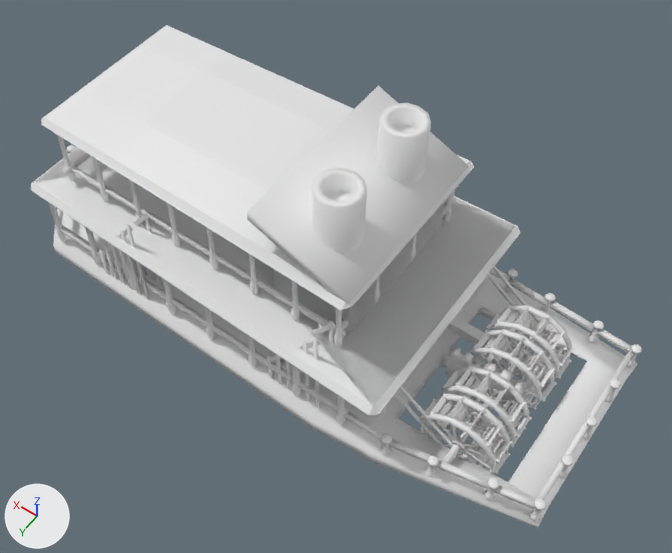
What one commit did to the FBX model content/dota_addons/battleships_traders/models/riverboat_boat_idle.fbx.
Before and after are seen from a 50 mm camera at (-15.2, 16.4, 28.3) aimed at (-3.7, 0.3, 3.0). Arrows for +X, +Y and +Z are at lower left; the lights stay in place. Materials are left out; every surface is plain grey. Where no turn or scale is listed for an object, it has been applied to the vertices. Vertices at the same position are counted once.

Script lines for the objects in view, before the commit:
```python
me_cube_003 = bpy.data.meshes.new('Cube.003')
me_cube_003.from_pydata(...)  # 672 vertices, 512 faces; spans x -5.85..4.58, y -4.15..3.96, z 0.53..5.24
me_cube_003.materials.append(mat_river_stairs)
me_cube_007 = bpy.data.meshes.new('Cube.007')
me_cube_007.from_pydata(...)  # 152 vertices, 121 faces; spans x -8.9..6.2, y -3.6..3.3, z 0.5..9.3
me_cube_007.materials.append(mat_river_upperroom)
me_cylinder_001 = bpy.data.meshes.new('Cylinder.001')
me_cylinder_001.from_pydata(...)  # 7220 vertices, 7099 faces; spans x -1.52..1.51, y -3.32..3.32, z -1.52..1.53
me_cylinder_001.materials.append(mat_river_wheels)
me_cylinder_028 = bpy.data.meshes.new('Cylinder.028')
me_cylinder_028.from_pydata(...)  # 3738 vertices, 3288 faces; spans x -13.5..9.2, y -4.4..4.2, z 0.8..6.8
me_cylinder_028.materials.append(mat_river_pillars)
me_plane_028 = bpy.data.meshes.new('Plane.028')
me_plane_028.from_pydata(...)  # 337 vertices, 343 faces; spans x -13.6..9.3, y -4.7..4.5, z -0.2..7.3
# faces by material slot: [66, 69, 104, 104]
me_plane_028.materials.append(mat_river_base)
me_plane_028.materials.append(mat_river_roofs)
me_plane_028.materials.append(mat_river_posts)
me_plane_028.materials.append(mat_river_poststwo)
ob_cube = bpy.data.objects.new('Cube', me_cube_007)
ob_cube.location = (0.0, 0.0, -0.09)
ob_cube_002 = bpy.data.objects.new('Cube.002', me_cube_003)
ob_cube_002.location = (0.0, 0.0, -0.09)
ob_cylinder_001 = bpy.data.objects.new('Cylinder.001', me_cylinder_001)
ob_cylinder_001.location = (-10.18, 0.13, 1.56)
ob_cylinder_007 = bpy.data.objects.new('Cylinder.007', me_cylinder_028)
ob_cylinder_007.location = (0.0, 0.0, -0.09)
ob_plane_008 = bpy.data.objects.new('Plane.008', me_plane_028)
ob_plane_008.location = (0.0, 0.0, -0.09)
```
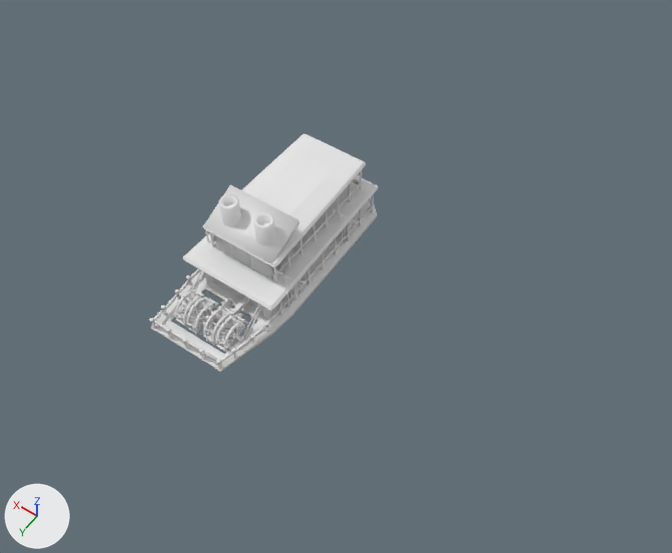
Commit message: fixed riverboat

Where the newer file only moved an object's origin or applied its transform, the numbers keep the older frame.

The change, as a list of edits to the scene's bpy script:
```text
Change me_cylinder_001:
    where me_cylinder_001.from_pydata(...)  # 7220 vertices, 7099 faces; spans x -1.52..1.51, y -3.32..3.32, z -1.52..1.53
    used by ob_cylinder_001; location = (-10.18, 0.13, 1.56)
    me_cylinder_001 part 11: the whole mesh is multiplied about its middle by the matrix ((0.013, 0.462, 0.002), (-0.017, -0.001, 0.462), (0.462, -0.014, 0.017)), then moved by (10.11, 2.92, -1.06)
Change me_cylinder_028:
    where me_cylinder_028.from_pydata(...)  # 3738 vertices, 3288 faces; spans x -13.5..9.2, y -4.4..4.2, z 0.8..6.8
    used by ob_cylinder_007; location = (0.0, 0.0, -0.09)
    me_cylinder_028 part 1: the whole mesh is turned -90 degrees about the z axis through its middle and scaled by 0.462, then moved by (2.1, -0.7, -2.2)
Change me_plane_028:
    used by ob_plane_008; location = (0.0, 0.0, -0.09)
    remove me_plane_028.from_pydata(...)  # 337 vertices, 343 faces; spans x -13.6..9.3, y -4.7..4.5, z -0.2..7.3
    add me_plane_028.from_pydata(...)  # 337 vertices, 341 faces; spans x -2.2..2.1, y -6.0..4.5, z -0.2..3.3
    me_plane_028 part 3: the loose piece of 68 vertices spanning x -13.6..9.3, y -4.7..4.5, z -0.2..1.4 is turned -90 degrees about the z axis through its middle and scaled by 0.462, then moved by (2.1, -0.7, -0.4)
    me_plane_028 part 4: the loose piece of 45 vertices spanning x -6.4..6.7, y -3.9..3.5, z 6.4..7.3 is turned -90 degrees about the z axis through its middle and scaled by 0.462, then moved by (-0.2, -1.6, -3.8)
    me_plane_028 part 5: the loose piece of 24 vertices spanning x -10.4..-7.3, y 2.7..2.8, z 0.6..3.0 is turned -90 degrees about the z axis through its middle and scaled by 0.462, then moved by (7.4, -0.4, -1.0)
    me_plane_028 part 6: the loose piece of 24 vertices spanning x -11.2..-7.2, y 2.7..2.8, z 0.6..3.7 is turned -90 degrees about the z axis through its middle and scaled by 0.462, then moved by (7.8, -0.3, -1.3)
    me_plane_028 part 7: the loose piece of 24 vertices spanning x -10.4..-7.3, y -3.2..-3.1, z 0.6..2.9 is turned -90 degrees about the z axis through its middle and scaled by 0.607, then moved by (10.2, 5.7, -0.9)
    me_plane_028 part 8: the loose piece of 24 vertices spanning x -11.2..-7.2, y -3.2..-3.1, z 0.6..3.7 is turned -90 degrees about the z axis through its middle and scaled by 0.352, then moved by (10.5, 5.5, -1.5)
    me_plane_028 part 9: a new loose piece of 32 vertices spanning x -2.1..2.1, y -5.1..2.0, z 1.5..1.9
    me_plane_028 part 10: the loose piece of 32 vertices spanning x -8.1..7.3, y -4.7..4.5, z 3.6..4.2 is deleted
Change me_cube_007:
    where me_cube_007.from_pydata(...)  # 152 vertices, 121 faces; spans x -8.9..6.2, y -3.6..3.3, z 0.5..9.3
    used by ob_cube; location = (0.0, 0.0, -0.09)
    me_cube_007 part 2: the whole mesh is turned -90 degrees about the z axis through its middle and scaled by 0.462, then moved by (1.3, -1.0, -2.7)
```

What differs and where, as boxes (x1, y1, x2, y2) in the pictures (672 x 553 px; the box of a moved part takes in the faces that stretch with it):
'Plane.008', reshaped (62% narrower, 53% shorter)
    before: (31, 25, 637, 528)
    after: (151, 134, 378, 372)
'Cube', mesh turned
    before: (247, 85, 485, 416)
    after: (204, 185, 299, 318)
'Cylinder.001', reshaped (52% narrower, 63% shorter)
    before: (419, 304, 575, 474)
    after: (175, 290, 249, 352)
'Cylinder.007', mesh turned
    before: (48, 133, 642, 521)
    after: (149, 170, 374, 369)
part 3 of me_plane_028, moved or reshaped
    before: (53, 208, 637, 528)
    after: (151, 200, 377, 372)
part 4 of me_plane_028, moved or reshaped
    before: (41, 25, 474, 310)
    after: (203, 134, 366, 267)
part 5 of me_plane_028, moved or reshaped
    before: (394, 392, 444, 447)
    after: (246, 305, 262, 336)
part 6 of me_plane_028, moved or reshaped
    before: (399, 385, 466, 460)
    after: (240, 304, 260, 343)
part 7 of me_plane_028, moved or reshaped
    before: (487, 274, 528, 321)
    after: (181, 271, 202, 313)
part 8 of me_plane_028, moved or reshaped
    before: (493, 266, 565, 353)
    after: (192, 272, 205, 296)
part 9 of me_plane_028, added
    after: (183, 176, 378, 310)
part 10 of me_plane_028, deleted
    before: (31, 147, 520, 416)
'Cube.002', unchanged, covered by the edit
    before: (96, 186, 459, 408)
    after: (205, 208, 357, 307)
